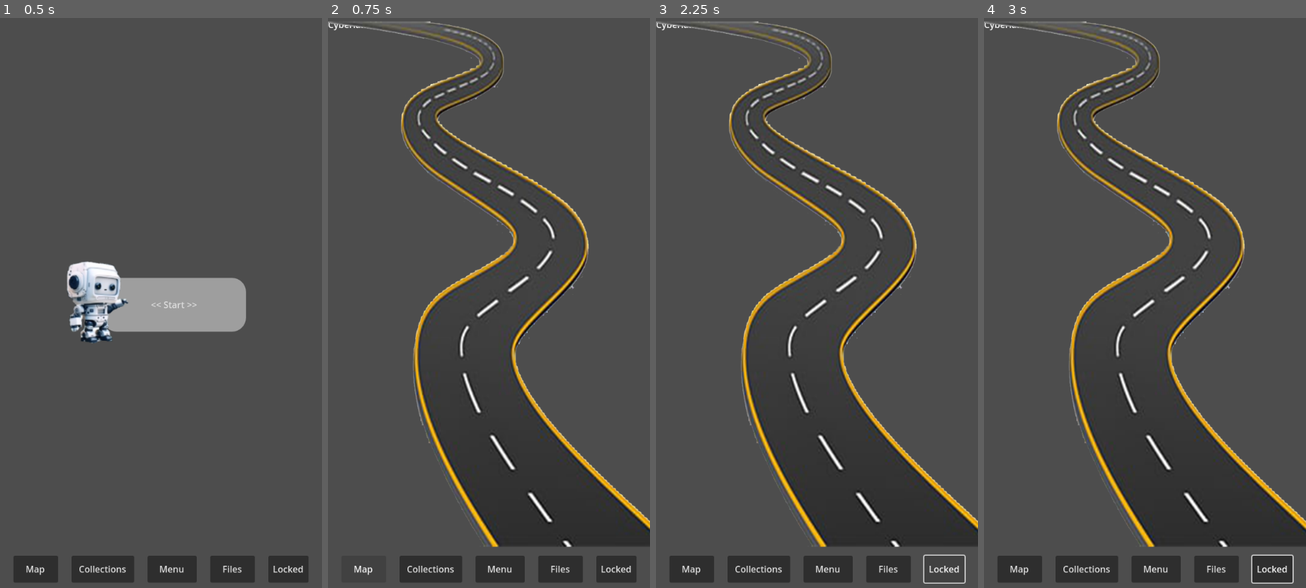
Above: before the commit, frames 1-4 (left to right).
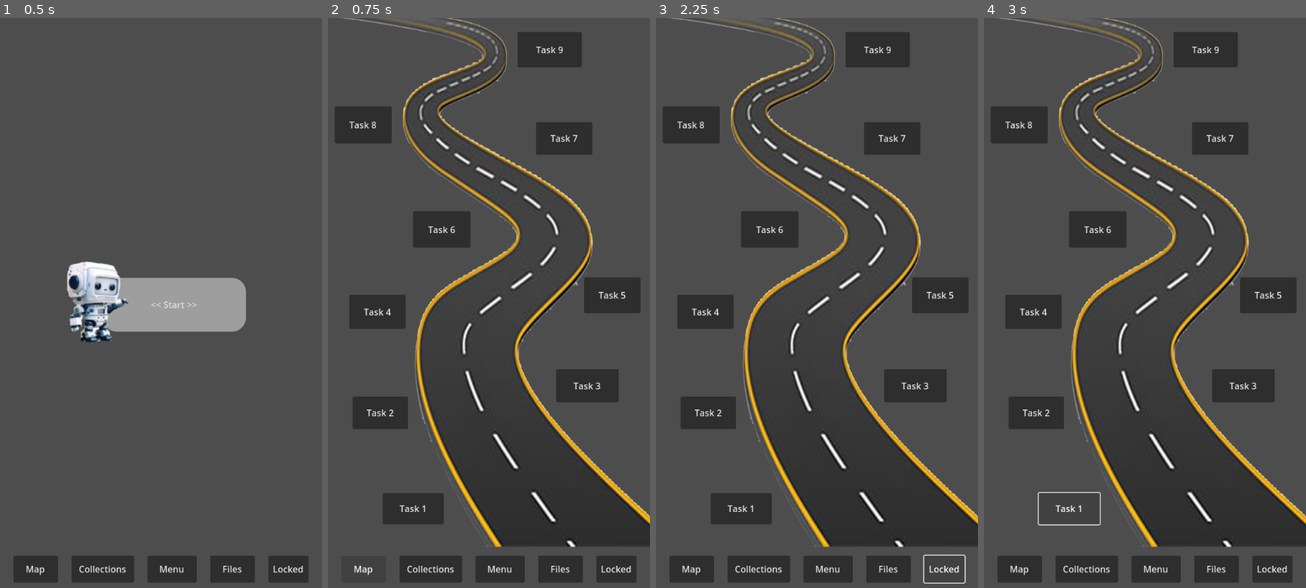
Above: after the commit, the same moments.

Repository: eyubious/cyberland-godot
Game: Godot game, scene res://start_seq/start_page.tscn
The game is run twice, just before and just after one commit, with the same random seed, the same clock (stepped at 60 frames per second) and the same inputs.
Inputs (mouse positions are in pixels of both pictures, inside the frame that each line leads up to):
- Up to frame 1 (0.5 s): no input
- Up to frame 2 (0.75 s): click "Map" at 0.5 s
- Up to frame 3 (2.25 s): click "Map" at 1.25 s; click "Locked" at 2 s
- Up to frame 4 (3 s): click (1067, 508) at 2.75 s, where only the run after the commit has a clickable "Task 1"

Frame 1 is identical in both runs. In frame 2, 19% of the frame differs, in the area x 0-100%, y 0-93%; in frame 3, 19%; in frame 4, 18%.

Commit message:
Finished cyberland road map
completed road map

Diff:
--- a/cyberland_map.tscn
+++ b/cyberland_map.tscn
@@ -5,14 +5,76 @@
 
 [node name="CyberlandMap" type="Node2D"]
 
-[node name="Label" type="Label" parent="."]
-offset_right = 40.0
-offset_bottom = 23.0
-text = "Cyberland Map"
-
 [node name="BottomMenu" parent="." instance=ExtResource("1_0f83g")]
 
 [node name="Sprite2D" type="Sprite2D" parent="."]
-position = Vector2(279.306, 475.103)
-scale = Vector2(0.783389, 0.937465)
+position = Vector2(284.306, 469.119)
+scale = Vector2(0.793389, 0.949431)
 texture = ExtResource("2_fpdca")
+
+[node name="Task1_Button" type="Button" parent="."]
+offset_left = 98.0
+offset_top = 848.0
+offset_right = 207.0
+offset_bottom = 904.0
+text = "Task 1"
+
+[node name="Task2_Button" type="Button" parent="."]
+offset_left = 44.0
+offset_top = 676.0
+offset_right = 143.0
+offset_bottom = 734.0
+text = "Task 2"
+
+[node name="Task3_Button" type="Button" parent="."]
+offset_left = 408.0
+offset_top = 627.0
+offset_right = 520.0
+offset_bottom = 686.0
+text = "Task 3
+"
+
+[node name="Task4_Button" type="Button" parent="."]
+offset_left = 38.0
+offset_top = 494.0
+offset_right = 139.0
+offset_bottom = 555.0
+text = "Task 4"
+
+[node name="Task5_Button" type="Button" parent="."]
+offset_left = 458.0
+offset_top = 463.0
+offset_right = 559.0
+offset_bottom = 527.0
+text = "Task 5"
+
+[node name="Task6_Button" type="Button" parent="."]
+offset_left = 152.0
+offset_top = 345.0
+offset_right = 255.0
+offset_bottom = 410.0
+text = "Task 6"
+
+[node name="Task7_Button" type="Button" parent="."]
+offset_left = 372.0
+offset_top = 186.0
+offset_right = 473.0
+offset_bottom = 244.0
+text = "Task 7
+"
+
+[node name="Task8_Button" type="Button" parent="."]
+offset_left = 12.0
+offset_top = 158.0
+offset_right = 114.0
+offset_bottom = 224.0
+text = "Task 8
+"
+
+[node name="Task9_Button" type="Button" parent="."]
+offset_left = 339.0
+offset_top = 25.0
+offset_right = 454.0
+offset_bottom = 88.0
+text = "Task 9
+"
